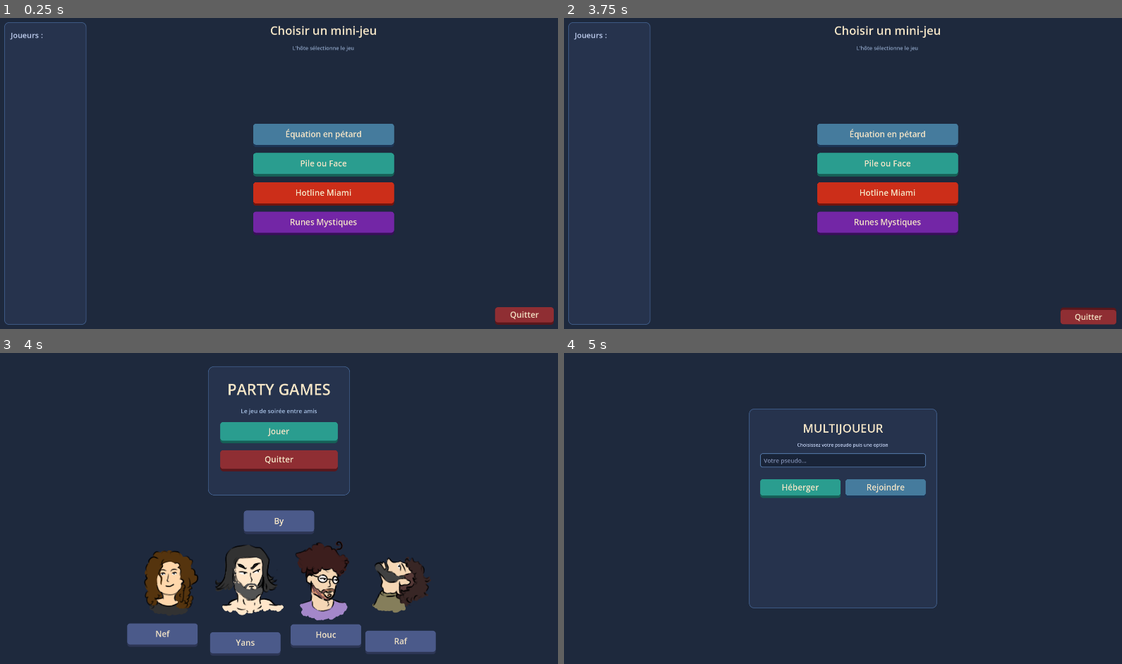
Above: before the commit, frames 1-4 (two rows, left to right).
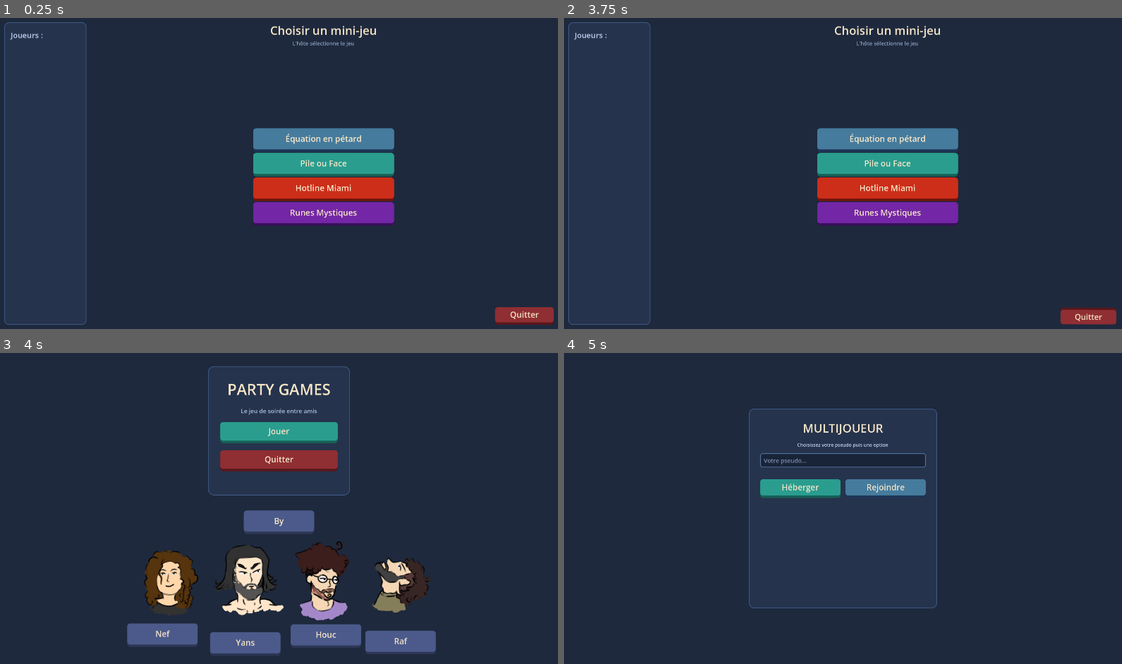
Above: after the commit, the same moments.

Repository: Gank-Bang/PartyGame
Game: Godot game, scene res://Scenes/Lobby/SelectGames.tscn
Same seed, same stepped clock (60 frames per second), same inputs: the game is played once before the commit and once after it. This scene is started directly instead of the project's main scene.
Inputs (mouse positions are in pixels of both pictures, inside the frame that each line leads up to):
- Up to frame 1 (0.25 s): no input
- Up to frame 2 (3.75 s): tap Enter at 0.5, 2, 3.5 s; move the mouse to (887, 136) at 0.52 s; hold Right (ui_right) 0.53-1.28 s; click (887, 136) at 0.6 s; tap Space at 0.77, 0.8, 1.07, 1.25, 1.35, 1.52, 1.82, 2.3, 2.75, 3.02, 3.32 s; move the mouse to (887, 164) at 1.27 s; hold Down (ui_down) 1.28-2.03 s; click (887, 164) at 1.55 s; move the mouse to (887, 195) at 2.02 s; hold Right (ui_right) 2.03-2.78 s; click (887, 195) at 2.1 s; move the mouse to (887, 223) at 2.77 s; hold Up (ui_up) 2.78-3.53 s; tap Q at 2.85 s; click (887, 223) at 3.05 s; move the mouse to (1088, 316) at 3.52 s; hold Left (ui_left) from 3.53 s (still down); hold Z from 3.53 s (still down); click (1088, 316) at 3.67 s
- Up to frame 3 (4 s): keep holding Left (ui_left); keep holding Z; tap Space at 3.77, 3.8 s
- Up to frame 4 (5 s): keep holding Left (ui_left); tap Space at 4.07, 4.25, 4.52, 4.82 s; move the mouse to (843, 433) at 4.27 s; release Z at 4.28 s; click (843, 433) at 4.35 s

The runs differ from the first frame. In frame 1, 4.0% of the frame differs, in the area x 45-71%, y 7-70%; in frame 2, 4.0%; in frame 3, nothing differs; in frame 4, nothing differs.

Commit message:
Ajout du mini-jeu "Under Hocem" (shooter avec boss)
- Nouvelle scène complète : arène, boss, HUD avec cœurs par joueur
- Joueur custom : tir vers le haut (SPACE) + mécanique de réflexion de projectiles
- Boss qui tire des projectiles à intervalles réguliers vers les joueurs
- HUD 4 joueurs avec affichage des PV en cœurs
- Intégration dans le lobby (bouton + routing SelectGamesScript)
- Mise à jour de la version Godot 4.6 → 4.7 dans project.godot

Diff:
--- a/Scenes/Lobby/SelectGames.tscn
+++ b/Scenes/Lobby/SelectGames.tscn
@@ -82,6 +82,19 @@
 layout_mode = 2
 size_flags_horizontal = 3
 size_flags_vertical = 3
+
+[node name="FlatButton4" parent="." unique_id=2019475342 instance=ExtResource("1_wdffp")]
+offset_left = 668.0
+offset_top = 422.0
+offset_right = 1210.0
+offset_bottom = 502.0
+text = "Under Hocem"
+
+[node name="VBoxContainer" type="VBoxContainer" parent="." unique_id=238303122]
+offset_left = 136.0
+offset_top = 340.0
+offset_right = 450.0
+offset_bottom = 735.0
 theme_override_constants/separation = 20
 
 [node name="Title" type="Label" parent="CanvasLayer/UI/MainHBox/RightVBox" unique_id=2019618632]
--- /dev/null
+++ b/Scenes/hocem/HUD.tscn
@@ -0,0 +1,115 @@
+[gd_scene format=3 uid="uid://1ugl3jl46stt"]
+
+[ext_resource type="Script" uid="uid://bnt2qovf2be1i" path="res://Scripts/hocem/HUDScript.gd" id="1_ogftp"]
+
+[sub_resource type="LabelSettings" id="LabelSettings_23weh"]
+font_size = 30
+
+[node name="HUD" type="CanvasLayer" unique_id=2013693311]
+script = ExtResource("1_ogftp")
+
+[node name="HBoxContainer" type="HBoxContainer" parent="." unique_id=1011195415]
+anchors_preset = 12
+anchor_top = 1.0
+anchor_right = 1.0
+anchor_bottom = 1.0
+offset_top = -150.0
+grow_horizontal = 2
+grow_vertical = 0
+alignment = 1
+
+[node name="VBoxContainer2" type="VBoxContainer" parent="HBoxContainer" unique_id=1289051466]
+layout_mode = 2
+
+[node name="Label" type="Label" parent="HBoxContainer/VBoxContainer2" unique_id=1229053678]
+layout_mode = 2
+
+[node name="HBoxContainer" type="HBoxContainer" parent="HBoxContainer/VBoxContainer2" unique_id=248608198]
+layout_mode = 2
+
+[node name="Label3" type="Label" parent="HBoxContainer/VBoxContainer2/HBoxContainer" unique_id=922550979]
+layout_mode = 2
+text = "♥"
+label_settings = SubResource("LabelSettings_23weh")
+
+[node name="Label2" type="Label" parent="HBoxContainer/VBoxContainer2/HBoxContainer" unique_id=866685721]
+layout_mode = 2
+text = "♥"
+label_settings = SubResource("LabelSettings_23weh")
+
+[node name="Label" type="Label" parent="HBoxContainer/VBoxContainer2/HBoxContainer" unique_id=556892008]
+layout_mode = 2
+text = "♥"
+label_settings = SubResource("LabelSettings_23weh")
+
+[node name="VBoxContainer" type="VBoxContainer" parent="HBoxContainer" unique_id=1942517717]
+layout_mode = 2
+
+[node name="Label" type="Label" parent="HBoxContainer/VBoxContainer" unique_id=40346460]
+layout_mode = 2
+
+[node name="HBoxContainer" type="HBoxContainer" parent="HBoxContainer/VBoxContainer" unique_id=1203677997]
+layout_mode = 2
+
+[node name="Label3" type="Label" parent="HBoxContainer/VBoxContainer/HBoxContainer" unique_id=1142830641]
+layout_mode = 2
+text = "♥"
+label_settings = SubResource("LabelSettings_23weh")
+
+[node name="Label2" type="Label" parent="HBoxContainer/VBoxContainer/HBoxContainer" unique_id=767640515]
+layout_mode = 2
+text = "♥"
+label_settings = SubResource("LabelSettings_23weh")
+
+[node name="Label" type="Label" parent="HBoxContainer/VBoxContainer/HBoxContainer" unique_id=263689664]
+layout_mode = 2
+text = "♥"
+label_settings = SubResource("LabelSettings_23weh")
+
+[node name="VBoxContainer3" type="VBoxContainer" parent="HBoxContainer" unique_id=1191213029]
+layout_mode = 2
+
+[node name="Label" type="Label" parent="HBoxContainer/VBoxContainer3" unique_id=7384494]
+layout_mode = 2
+
+[node name="HBoxContainer" type="HBoxContainer" parent="HBoxContainer/VBoxContainer3" unique_id=143082347]
+layout_mode = 2
+
+[node name="Label3" type="Label" parent="HBoxContainer/VBoxContainer3/HBoxContainer" unique_id=24940734]
+layout_mode = 2
+text = "♥"
+label_settings = SubResource("LabelSettings_23weh")
+
+[node name="Label2" type="Label" parent="HBoxContainer/VBoxContainer3/HBoxContainer" unique_id=646832532]
+layout_mode = 2
+text = "♥"
+label_settings = SubResource("LabelSettings_23weh")
+
+[node name="Label" type="Label" parent="HBoxContainer/VBoxContainer3/HBoxContainer" unique_id=1082519922]
+layout_mode = 2
+text = "♥"
+label_settings = SubResource("LabelSettings_23weh")
+
+[node name="VBoxContainer4" type="VBoxContainer" parent="HBoxContainer" unique_id=2096310241]
+layout_mode = 2
+
+[node name="Label" type="Label" parent="HBoxContainer/VBoxContainer4" unique_id=1770866711]
+layout_mode = 2
+
+[node name="HBoxContainer" type="HBoxContainer" parent="HBoxContainer/VBoxContainer4" unique_id=1169810543]
+layout_mode = 2
+
+[node name="Label3" type="Label" parent="HBoxContainer/VBoxContainer4/HBoxContainer" unique_id=757835730]
+layout_mode = 2
+text = "♥"
+label_settings = SubResource("LabelSettings_23weh")
+
+[node name="Label2" type="Label" parent="HBoxContainer/VBoxContainer4/HBoxContainer" unique_id=247160977]
+layout_mode = 2
+text = "♥"
+label_settings = SubResource("LabelSettings_23weh")
+
+[node name="Label" type="Label" parent="HBoxContainer/VBoxContainer4/HBoxContainer" unique_id=483221777]
+layout_mode = 2
+text = "♥"
+label_settings = SubResource("LabelSettings_23weh")
--- /dev/null
+++ b/Scenes/hocem/PlayerBullet.tscn
@@ -0,0 +1,18 @@
+[gd_scene format=3 uid="uid://1h431vh84uvn"]
+
+[ext_resource type="Script" uid="uid://cscoygawl3tb5" path="res://Scripts/hocem/PlayerBulletScript.gd" id="1_ipphj"]
+
+[sub_resource type="PlaceholderTexture2D" id="PlaceholderTexture2D_i4yvw"]
+size = Vector2(15, 15)
+
+[sub_resource type="CircleShape2D" id="CircleShape2D_i4yvw"]
+radius = 7.0
+
+[node name="PlayerBullet" type="Area2D" unique_id=2056831495]
+script = ExtResource("1_ipphj")
+
+[node name="Sprite2D" type="Sprite2D" parent="." unique_id=1788680025]
+texture = SubResource("PlaceholderTexture2D_i4yvw")
+
+[node name="CollisionShape2D" type="CollisionShape2D" parent="." unique_id=632358231]
+shape = SubResource("CircleShape2D_i4yvw")
--- /dev/null
+++ b/Scenes/hocem/Projectile.tscn
@@ -0,0 +1,20 @@
+[gd_scene format=3 uid="uid://dml6qu7kkovb4"]
+
+[ext_resource type="Script" uid="uid://d2n2ohcdpjxo0" path="res://Scripts/hocem/ProjectileScript.gd" id="1_mc8t4"]
+
+[sub_resource type="PlaceholderTexture2D" id="PlaceholderTexture2D_i4yvw"]
+size = Vector2(20, 20)
+
+[sub_resource type="CircleShape2D" id="CircleShape2D_i4yvw"]
+
+[node name="Projectile" type="Area2D" unique_id=1627156643]
+collision_layer = 2
+script = ExtResource("1_mc8t4")
+
+[node name="Sprite2D" type="Sprite2D" parent="." unique_id=213418908]
+texture = SubResource("PlaceholderTexture2D_i4yvw")
+
+[node name="CollisionShape2D" type="CollisionShape2D" parent="." unique_id=1208770327]
+shape = SubResource("CircleShape2D_i4yvw")
+
+[connection signal="body_entered" from="." to="." method="_on_body_entered"]
--- /dev/null
+++ b/Scenes/hocem/UnderHocemPlayer.tscn
@@ -0,0 +1,18 @@
+[gd_scene format=3 uid="uid://couppkm3o2bp1"]
+
+[ext_resource type="PackedScene" path="res://Scenes/Lobby/PlayerCharacter.tscn" id="1_tj2er"]
+[ext_resource type="Script" uid="uid://c2fseybr6x8xg" path="res://Scripts/hocem/UnderHocemPlayerScript.gd" id="2_3prx5"]
+
+[sub_resource type="CircleShape2D" id="CircleShape2D_i4yvw"]
+radius = 80.0
+
+[node name="PlayerCharacter" unique_id=1975783513 instance=ExtResource("1_tj2er")]
+collision_mask = 3
+script = ExtResource("2_3prx5")
+
+[node name="ReflectZone" type="Area2D" parent="." index="3" unique_id=119736842]
+collision_layer = 5
+collision_mask = 3
+
+[node name="CollisionShape2D" type="CollisionShape2D" parent="ReflectZone" index="0" unique_id=2124404686]
+shape = SubResource("CircleShape2D_i4yvw")
--- /dev/null
+++ b/Scenes/hocem/underhocem.tscn
@@ -0,0 +1,72 @@
+[gd_scene format=3 uid="uid://52f1spr5tqgk"]
+
+[ext_resource type="PackedScene" path="res://Scenes/lobby/BaseGame.tscn" id="1_sgbt0"]
+[ext_resource type="Script" uid="uid://bj21iqefxcbvc" path="res://Scripts/hocem/UnderHocemScript.gd" id="2_n4map"]
+[ext_resource type="Script" uid="uid://d0d204qdsf3l2" path="res://Scripts/hocem/BossScript.gd" id="3_8xbnr"]
+[ext_resource type="PackedScene" uid="uid://1ugl3jl46stt" path="res://Scenes/hocem/HUD.tscn" id="4_n6boi"]
+
+[sub_resource type="RectangleShape2D" id="RectangleShape2D_i4yvw"]
+size = Vector2(800, 10)
+
+[sub_resource type="RectangleShape2D" id="RectangleShape2D_23weh"]
+size = Vector2(10, 600)
+
+[sub_resource type="RectangleShape2D" id="RectangleShape2D_mmnxn"]
+size = Vector2(800, 10)
+
+[sub_resource type="RectangleShape2D" id="RectangleShape2D_0yq8s"]
+size = Vector2(10, 600)
+
+[node name="BaseGame" unique_id=634951714 instance=ExtResource("1_sgbt0")]
+script = ExtResource("2_n4map")
+metadata/_edit_vertical_guides_ = [-606.0, -492.0, 960.0, 560.0]
+metadata/_edit_horizontal_guides_ = [540.0, 840.0, 240.0]
+
+[node name="BG" parent="." index="0"]
+layout_mode = 3
+
+[node name="ColorRect" type="ColorRect" parent="." index="1" unique_id=210220559]
+offset_left = 560.0
+offset_top = 240.0
+offset_right = 1360.0
+offset_bottom = 840.0
+color = Color(0, 0, 0, 1)
+
+[node name="MurHaut" type="StaticBody2D" parent="." index="2" unique_id=404911376]
+position = Vector2(960, 240)
+
+[node name="CollisionShape2D" type="CollisionShape2D" parent="MurHaut" index="0" unique_id=172170282]
+shape = SubResource("RectangleShape2D_i4yvw")
+
+[node name="MurDroite" type="StaticBody2D" parent="." index="3" unique_id=1840442679]
+position = Vector2(1360, 540)
+
+[node name="CollisionShape2D" type="CollisionShape2D" parent="MurDroite" index="0" unique_id=1048343745]
+shape = SubResource("RectangleShape2D_23weh")
+
+[node name="MurBas" type="StaticBody2D" parent="." index="4" unique_id=1081405935]
+position = Vector2(960, 840)
+
+[node name="CollisionShape2D" type="CollisionShape2D" parent="MurBas" index="0" unique_id=126449330]
+shape = SubResource("RectangleShape2D_mmnxn")
+
+[node name="MurGauche" type="StaticBody2D" parent="." index="5" unique_id=301364296]
+position = Vector2(560, 540)
+
+[node name="CollisionShape2D" type="CollisionShape2D" parent="MurGauche" index="0" unique_id=219819047]
+shape = SubResource("RectangleShape2D_0yq8s")
+
+[node name="Boss" type="Node2D" parent="." index="6" unique_id=547120137]
+position = Vector2(960, 270)
+script = ExtResource("3_8xbnr")
+
+[node name="Sprite2D" type="Sprite2D" parent="Boss" index="0" unique_id=335236744]
+
+[node name="ColorRect" type="ColorRect" parent="Boss" index="1" unique_id=1818679379]
+offset_left = -40.0
+offset_top = -40.0
+offset_right = 40.0
+offset_bottom = 40.0
+color = Color(0.6902437, 0.16342562, 9.62615e-08, 1)
+
+[node name="HUD" parent="." index="7" unique_id=2013693311 instance=ExtResource("4_n6boi")]
--- a/Scripts/Lobby/SelectGamesScript.gd
+++ b/Scripts/Lobby/SelectGamesScript.gd
@@ -11,6 +11,8 @@
 @onready var _btn_quitter: Control     = $CanvasLayer/UI/MainHBox/RightVBox/QuitRow/FlatButton3
 @onready var _btn_miami: Control     = $CanvasLayer/UI/MainHBox/RightVBox/HotlineMiami
 @onready var _btn_runes: Control     = $CanvasLayer/UI/MainHBox/RightVBox/RunesMiniGame
+@onready var _btn_underhocem: Control    = $FlatButton4
+
 
 ## Couleurs de survol "hôte" pour les clients (key = scene id)
 const _HOVER_FACE:   Dictionary = {"equation": Color("f4a261"), "pileface": Color("f4a261"), "miami": Color("f4a261"), "runes": Color("f4a261")}
@@ -47,6 +49,7 @@
 		_btn_pileface.connect("pressed", _on_pileface_pressed)
 		_btn_miami.connect("pressed", _on_miami_pressed)
 		_btn_runes.connect("pressed", _on_runes_pressed)
+		_btn_underhocem.connect("pressed", _on_underhocem_pressed)
 		# Diffuser les survols aux clients
 		_btn_equation.connect("mouse_entered", func(): _broadcast_hover("equation"))
 		_btn_equation.connect("mouse_exited",  func(): _broadcast_hover(""))
@@ -124,6 +127,10 @@
 func _on_runes_pressed() -> void:
 	NetworkManager.send_game_message(0, {"action": "launch_game", "scene": "runes"})
 	_launch("runes")
+func _on_underhocem_pressed() -> void:
+	NetworkManager.send_game_message(0, {"action": "launch_game", "scene": "underhocem"})
+	_launch("underhocem")
+
 
 func _on_quit_pressed() -> void:
 	NetworkManager.disconnect_from_lobby()
@@ -149,3 +156,5 @@
 			get_tree().change_scene_to_file("res://Scenes/Yanis/Main.tscn")
 		"runes":
 			get_tree().change_scene_to_file("res://Scenes/RafGames/RunesMiniGame.tscn")
+		"underhocem":
+			get_tree().change_scene_to_file("res://Scenes/hocem/underhocem.tscn")
--- /dev/null
+++ b/Scripts/hocem/BossScript.gd
@@ -0,0 +1,22 @@
+extends Node2D
+
+const ProjectileScene = preload("res://Scenes/hocem/Projectile.tscn")
+
+var shoot_timer: float = 0.0
+var shoot_interval: float = 1.5 # secondes entre chaque tir
+
+func _process(delta: float) -> void:
+	shoot_timer += delta
+	if shoot_timer >= shoot_interval:
+		shoot_timer = 0.0
+		_shoot()
+
+func _shoot() -> void:
+	var proj = ProjectileScene.instantiate()
+	  # Spawner le projectile à la position du boss
+	proj.position = global_position
+	# Tirer vers le bas avec légère variation aléatoire
+	var direction = Vector2(randf_range(-0.3, 0.3), 1.0)
+	proj.init(direction, 300.0)
+	# Ajouter à la scène principale (pas au Boss)
+	get_parent().add_child(proj)
--- /dev/null
+++ b/Scripts/hocem/HUDScript.gd
@@ -0,0 +1,24 @@
+extends CanvasLayer
+
+# Référence aux 4 VBoxContainer des joueurs
+
+@onready var slots = $HBoxContainer.get_children()
+
+func _ready() -> void:
+	# Cacher tous les slots au départ
+	for slot in slots:
+		slot.visible = false
+
+func setup_player(slot_index: int, player_name: String) -> void:
+	if slot_index >= slots.size():
+		return
+	slots[slot_index].visible = true
+	slots[slot_index].get_child(0).text = player_name
+
+func update_hearts(slot_index: int, hp: int) -> void:
+	if slot_index >= slots.size():
+		return
+	# Deuxième enfant = HBoxContainer des cœurs
+	var hearts = slots[slot_index].get_child(1).get_children()
+	for i in hearts.size():
+		hearts[i].modulate.a = 1.0 if i < hp else 0.3
--- /dev/null
+++ b/Scripts/hocem/PlayerBulletScript.gd
@@ -0,0 +1,13 @@
+extends Area2D
+
+var velocity : Vector2 = Vector2.ZERO
+var speed : float = 400.0
+
+func init(direction: Vector2, spd: float = 400.0) -> void:
+    speed = spd
+    velocity = direction.normalized() * speed
+
+func _process(delta: float) -> void:
+    position += velocity * delta
+    if position.x < -100 or position.x > 2020 or position.y < -100 or position.y > 1180:
+        queue_free()
--- /dev/null
+++ b/Scripts/hocem/ProjectileScript.gd
@@ -0,0 +1,23 @@
+extends Area2D
+
+var velocity : Vector2 = Vector2.ZERO
+var speed : float = 300.0
+
+func _ready() -> void:
+	add_to_group("projectile")
+
+func init(direction: Vector2, spd: float = 300.0) -> void:
+	speed = spd
+	velocity = direction.normalized() * speed
+
+func _process(delta: float) -> void:
+	position += velocity * delta
+	# Détruire le projectile s'il sort de l'écran
+	if position.x < -100 or position.x > 2020 or position.y < -100 or position.y > 1180:
+		queue_free()
+
+
+func _on_body_entered(body: Node2D) -> void:
+	if body.has_method("take_damage"):
+		body.take_damage()
+	queue_free()
--- /dev/null
+++ b/Scripts/hocem/UnderHocemPlayerScript.gd
@@ -0,0 +1,61 @@
+extends PlayerCharacter
+
+const BulletScene = preload("res://Scenes/hocem/PlayerBullet.tscn")
+
+var is_charging : bool = false
+var reflect_window : bool = false
+var nearby_projectile = null
+const FIRE_KEY = KEY_SPACE
+
+func _ready() -> void:
+	add_to_group("projectile")
+	$ReflectZone.area_entered.connect(_on_reflect_zone_entered)
+	$ReflectZone.area_exited.connect(_on_reflect_zone_exited)
+
+func _on_reflect_zone_entered(area: Area2D) -> void:
+	if area.is_in_group("projectile"):
+		reflect_window = true
+		nearby_projectile = area
+
+func _on_reflect_zone_exited(area: Area2D) -> void:
+	if area == nearby_projectile:
+		reflect_window = false
+		nearby_projectile = null
+
+func _process(delta: float) -> void:
+	if not is_local:
+		return
+
+	if Input.is_key_pressed(FIRE_KEY):
+		is_charging = true
+
+	if is_charging and not Input.is_key_pressed(FIRE_KEY):
+		is_charging = false
+		if reflect_window and nearby_projectile != null:
+			_reflect()
+		else:
+			_shoot()
+
+func _physics_process(delta: float) -> void:
+	if is_charging:
+		velocity = Vector2.ZERO
+	super._physics_process(delta)
+
+func _shoot() -> void:
+	var bullet = BulletScene.instantiate()
+	bullet.position = global_position
+	bullet.init(Vector2(0, -1))
+	get_parent().add_child(bullet)
+
+func _reflect() -> void:
+	nearby_projectile.velocity = Vector2(0, -1) * nearby_projectile.speed * 1.5
+	nearby_projectile.speed *= 1.5
+	reflect_window = false
+	nearby_projectile = null
+
+func take_damage() -> void:
+	if not is_local:
+		return
+	var game = get_parent()
+	if game.has_method("damage_player"):
+		game.damage_player(peer_id)
--- /dev/null
+++ b/Scripts/hocem/UnderHocemScript.gd
@@ -0,0 +1,42 @@
+extends BaseGame
+
+const SPAWN_POSITIONS = {
+	1: Vector2(660, 750), # Host — bas gauche
+	2: Vector2(1260, 750), # Client 2 — bas droite
+	3: Vector2(660, 350), # Client 3 — haut gauche
+	4: Vector2(1260, 350), # Client 4 — haut droite
+}
+
+var player_hp : Dictionary = {}
+@onready var hud = $HUD
+
+const _CustomPlayerScene = preload("res://Scenes/hocem/UnderHocemPlayer.tscn")
+
+func _on_game_ready() -> void:
+	# Remplacer les joueurs spawné par BaseGame par nos joueurs custom
+	for peer_id in players:
+		players[peer_id].queue_free()
+	players.clear()
+
+	var ids = NetworkManager.players.keys()
+	var my_id = NetworkManager.local_peer_id()
+	for i in ids.size():
+		var peer_id = ids[i]
+		var player = _CustomPlayerScene.instantiate()
+		add_child(player)
+		var index = i + 1
+		player.position = SPAWN_POSITIONS.get(index, Vector2(960, 540))
+		var player_name = NetworkManager.players[peer_id].get("name", "Joueur")
+		player.setup(peer_id, peer_id == my_id, player_name)
+		players[peer_id] = player
+		player_hp[peer_id] = 3
+		hud.setup_player(i, player_name)
+
+func damage_player(peer_id: int) -> void:
+	if peer_id not in player_hp:
+		return
+	player_hp[peer_id] -= 1
+	var slot = NetworkManager.players.keys().find(peer_id)
+	hud.update_hearts(slot, player_hp[peer_id])
+	if player_hp[peer_id] <= 0:
+		print("Joueur %d éliminé !" % peer_id)
Not shown, added: Scripts/hocem/BossScript.gd.uid
Not shown, added: Scripts/hocem/HUDScript.gd.uid
Not shown, added: Scripts/hocem/PlayerBulletScript.gd.uid
Not shown, added: Scripts/hocem/ProjectileScript.gd.uid
Not shown, added: Scripts/hocem/UnderHocemPlayerScript.gd.uid
Not shown, added: Scripts/hocem/UnderHocemScript.gd.uid
